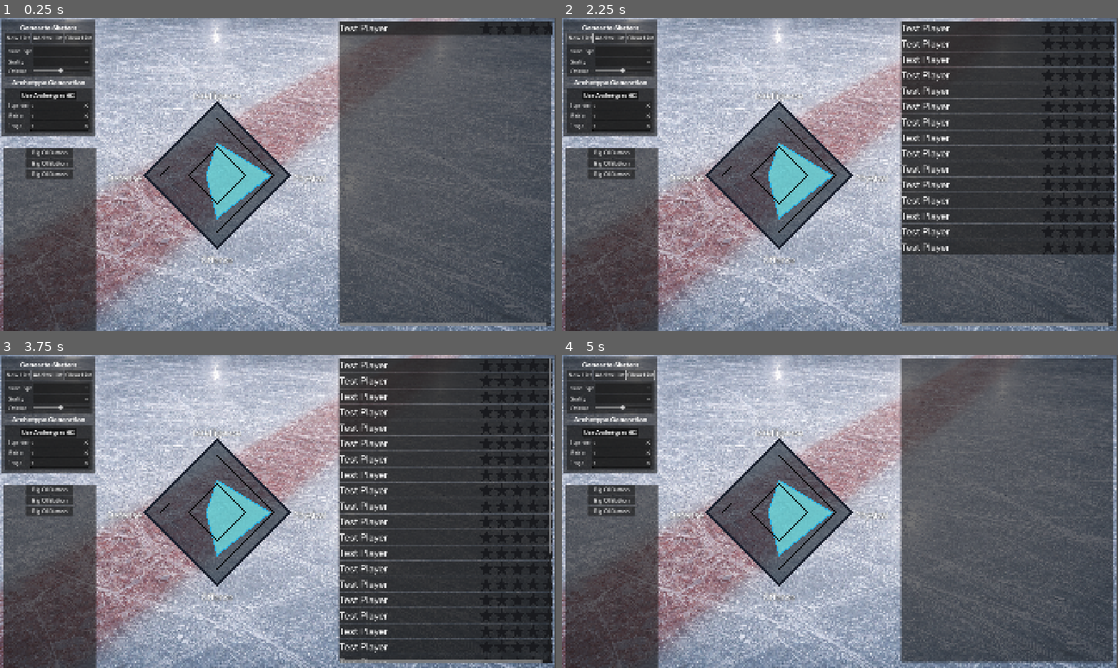
Above: before the commit, frames 1-4 (two rows, left to right).
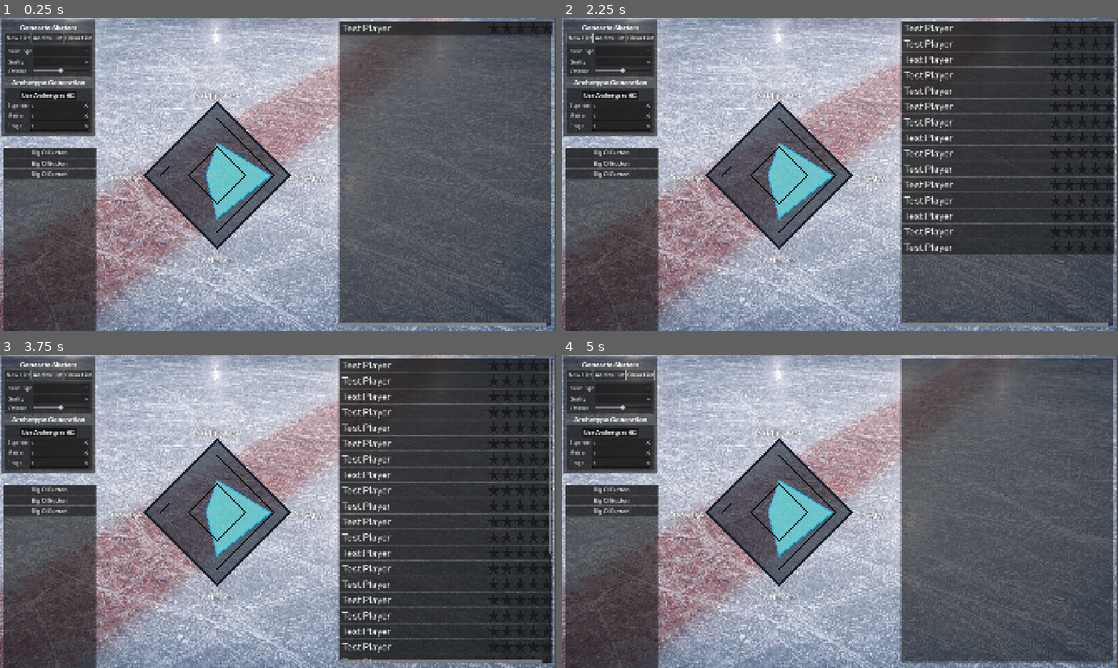
Above: after the commit, the same moments.

Repository: SqueegeeDino/imaginary-hockey-manager
Game: Godot game, scene res://Scenes/scn_Main.tscn
Two runs of this game, one before a commit and one after it. Both use one fixed random seed, a clock stepped at 60 frames per second and the inputs below.
Inputs (mouse positions are in pixels of both pictures, inside the frame that each line leads up to):
- Up to frame 1 (0.25 s): no input
- Up to frame 2 (2.25 s): click (1006, 27) at 0.5 s; click "Big Ol Button" at 1.25 s; click "New List" at 2 s
- Up to frame 3 (3.75 s): click "New List" at 2.75 s; click "Add to List" at 3.5 s
- Up to frame 4 (5 s): click "Clear List" at 4.25 s

The runs differ from the first frame. In frame 1, 1.0% of the frame differs, in the area x 0-100%, y 2-52%; in frame 2, 3.4%; in frame 3, 4.1%, in the area x 0-100%, y 2-99%; in frame 4, 0.8%.

Commit message:
Revert "UI Adjustments - Testing"
This reverts commit 50cec2ed77daa8ce0171ddbafac3265fb00182c2.

Diff:
--- a/Scenes/scn_playerRow.tscn
+++ b/Scenes/scn_playerRow.tscn
@@ -6,32 +6,34 @@
 [ext_resource type="Texture2D" uid="uid://dumqxf6dup1ps" path="res://Resources/Images/Icons/star_colored_half_y-b.png" id="3_da8v3"]
 [ext_resource type="Texture2D" uid="uid://oiqo8d2hx063" path="res://Resources/Images/Icons/star_colored_gold.svg" id="4_hmdwy"]
 
-[node name="AspectRatioContainer" type="AspectRatioContainer"]
+[node name="_playerRow" type="Button"]
+custom_minimum_size = Vector2(750, 50)
 offset_right = 750.0
 offset_bottom = 50.0
-ratio = 5.0
-stretch_mode = 0
-
-[node name="_playerRow" type="Button" parent="."]
-custom_minimum_size = Vector2(750, 50)
-layout_mode = 2
 size_flags_horizontal = 3
-size_flags_vertical = 4
+size_flags_vertical = 0
 script = ExtResource("1_h5xoh")
 star_empty = ExtResource("2_cwuqo")
 star_half = ExtResource("3_da8v3")
 star_full = ExtResource("4_hmdwy")
 
-[node name="HBoxContainer" type="HBoxContainer" parent="_playerRow"]
+[node name="HBoxContainer" type="HBoxContainer" parent="."]
 layout_mode = 1
-anchors_preset = 15
-anchor_right = 1.0
-anchor_bottom = 1.0
+anchors_preset = 8
+anchor_left = 0.5
+anchor_top = 0.5
+anchor_right = 0.5
+anchor_bottom = 0.5
+offset_left = -365.0
+offset_top = -21.0
+offset_right = 365.0
+offset_bottom = 21.0
 grow_horizontal = 2
 grow_vertical = 2
+size_flags_horizontal = 0
 size_flags_vertical = 0
 
-[node name="_playerLabel_name" type="Label" parent="_playerRow/HBoxContainer"]
+[node name="_playerLabel_name" type="Label" parent="HBoxContainer"]
 custom_minimum_size = Vector2(450, 0)
 layout_mode = 2
 theme = ExtResource("1_je1ko")
@@ -40,39 +42,39 @@
 clip_text = true
 max_lines_visible = 1
 
-[node name="starContainer" type="HBoxContainer" parent="_playerRow/HBoxContainer"]
+[node name="starContainer" type="HBoxContainer" parent="HBoxContainer"]
 layout_mode = 2
 size_flags_horizontal = 10
 
-[node name="icon_star1" type="TextureRect" parent="_playerRow/HBoxContainer/starContainer"]
+[node name="icon_star1" type="TextureRect" parent="HBoxContainer/starContainer"]
 layout_mode = 2
 mouse_filter = 2
 texture = ExtResource("2_cwuqo")
 expand_mode = 2
 stretch_mode = 5
 
-[node name="icon_star2" type="TextureRect" parent="_playerRow/HBoxContainer/starContainer"]
+[node name="icon_star2" type="TextureRect" parent="HBoxContainer/starContainer"]
 layout_mode = 2
 mouse_filter = 2
 texture = ExtResource("2_cwuqo")
 expand_mode = 2
 stretch_mode = 5
 
-[node name="icon_star3" type="TextureRect" parent="_playerRow/HBoxContainer/starContainer"]
+[node name="icon_star3" type="TextureRect" parent="HBoxContainer/starContainer"]
 layout_mode = 2
 mouse_filter = 2
 texture = ExtResource("2_cwuqo")
 expand_mode = 2
 stretch_mode = 5
 
-[node name="icon_star4" type="TextureRect" parent="_playerRow/HBoxContainer/starContainer"]
+[node name="icon_star4" type="TextureRect" parent="HBoxContainer/starContainer"]
 layout_mode = 2
 mouse_filter = 2
 texture = ExtResource("2_cwuqo")
 expand_mode = 2
 stretch_mode = 5
 
-[node name="icon_star5" type="TextureRect" parent="_playerRow/HBoxContainer/starContainer"]
+[node name="icon_star5" type="TextureRect" parent="HBoxContainer/starContainer"]
 layout_mode = 2
 mouse_filter = 2
 texture = ExtResource("2_cwuqo")
--- a/Scenes/scn_testControl.tscn
+++ b/Scenes/scn_testControl.tscn
@@ -1,11 +1,11 @@
 [gd_scene format=3 uid="uid://blc3i2d6tvh64"]
 
 [node name="AspectRatioContainer" type="AspectRatioContainer"]
-offset_right = 964.0
+offset_right = 910.0
 offset_bottom = 70.0
 size_flags_horizontal = 3
 size_flags_vertical = 4
-ratio = 5.0
+ratio = 10.0
 
 [node name="Button" type="Button" parent="."]
 layout_mode = 2
